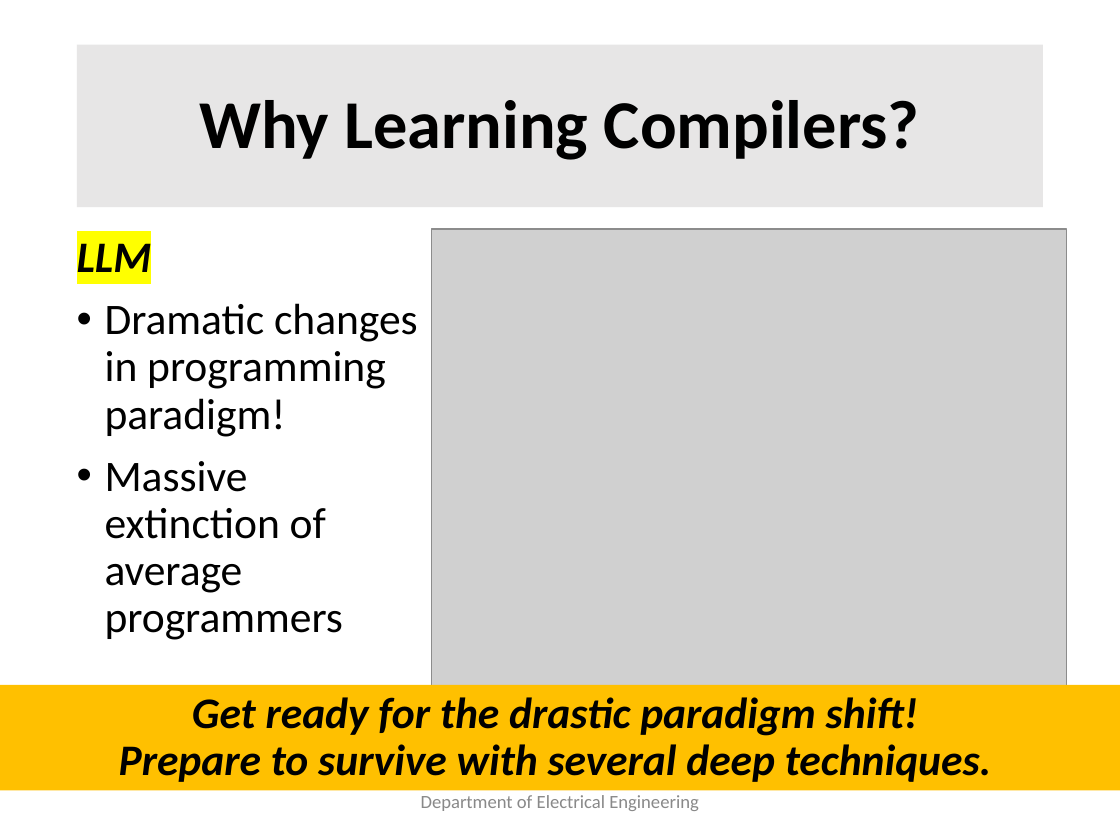
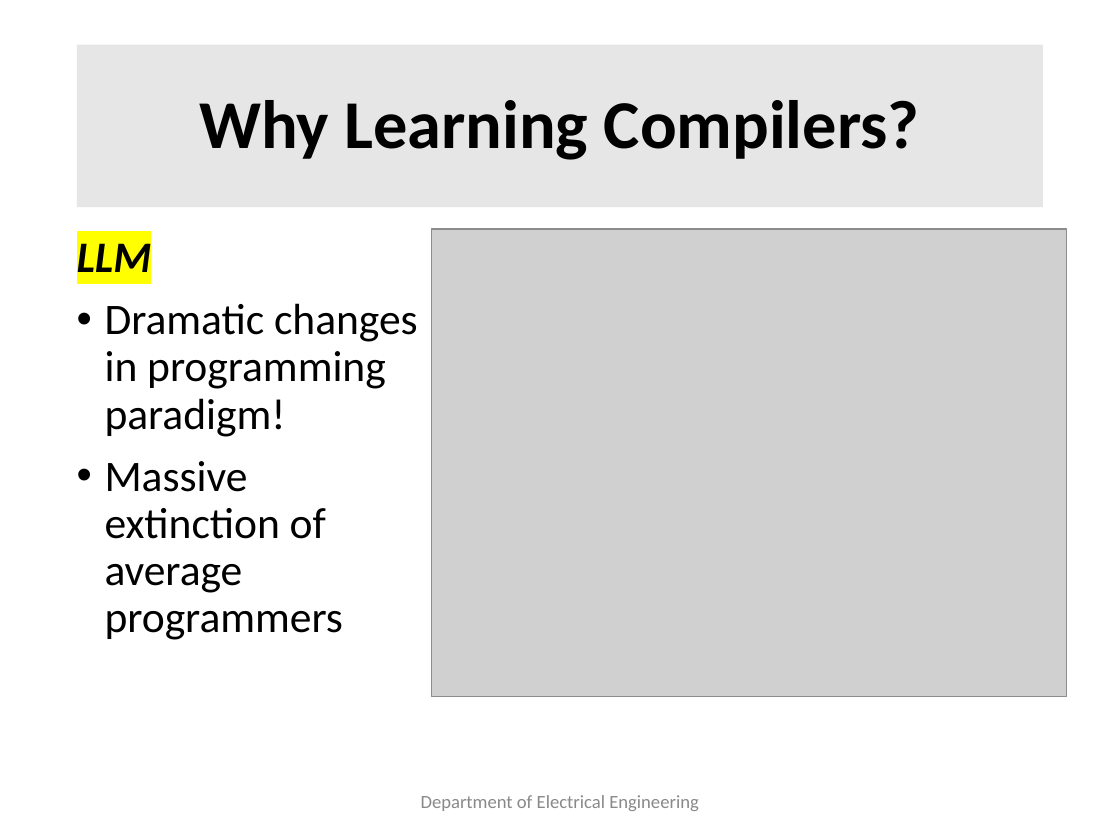
Before and after one commit to farnking/Farn-Wang-WWW, a slide deck: slide 5 of courses/Compiler/2025.fall/Syllabus.pptx. Drawn at 1120x840 pixels with LibreOffice and Linux fonts; fonts in the diff are those of the drawing; grey boxes stand for pictures. Boxes give left, top, right and bottom in pixels: in the first picture for what was removed or moved away, otherwise in the second. Text is boxed around its words. In the diff, an @@ line names an element or a change of style, - is before the commit and + after.

```diff
--- a/courses/Compiler/2025.fall/Syllabus.pptx
+++ b/courses/Compiler/2025.fall/Syllabus.pptx
@@ rectangle removed at <box>0,685,1120,791</box> @@
-Get ready for the drastic paradigm shift!
-Prepare to survive with several deep techniques.
```
Also in this commit, not shown: 2 other slides changed, 1 slide added, 3 other files.
